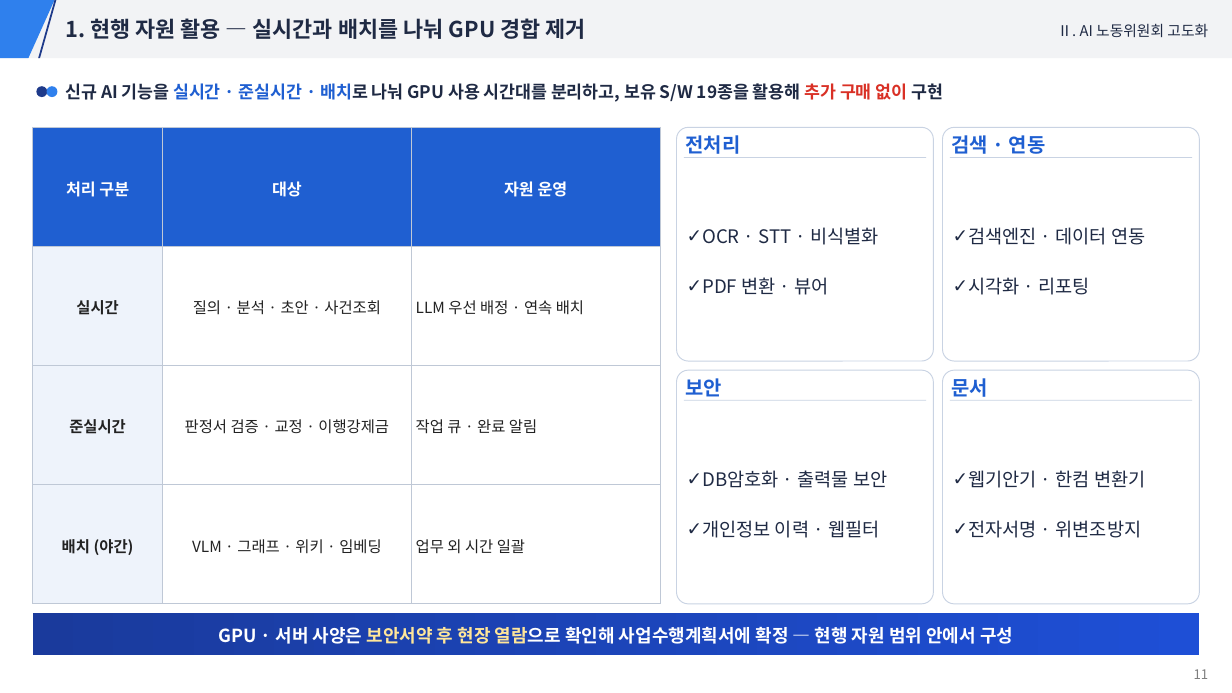
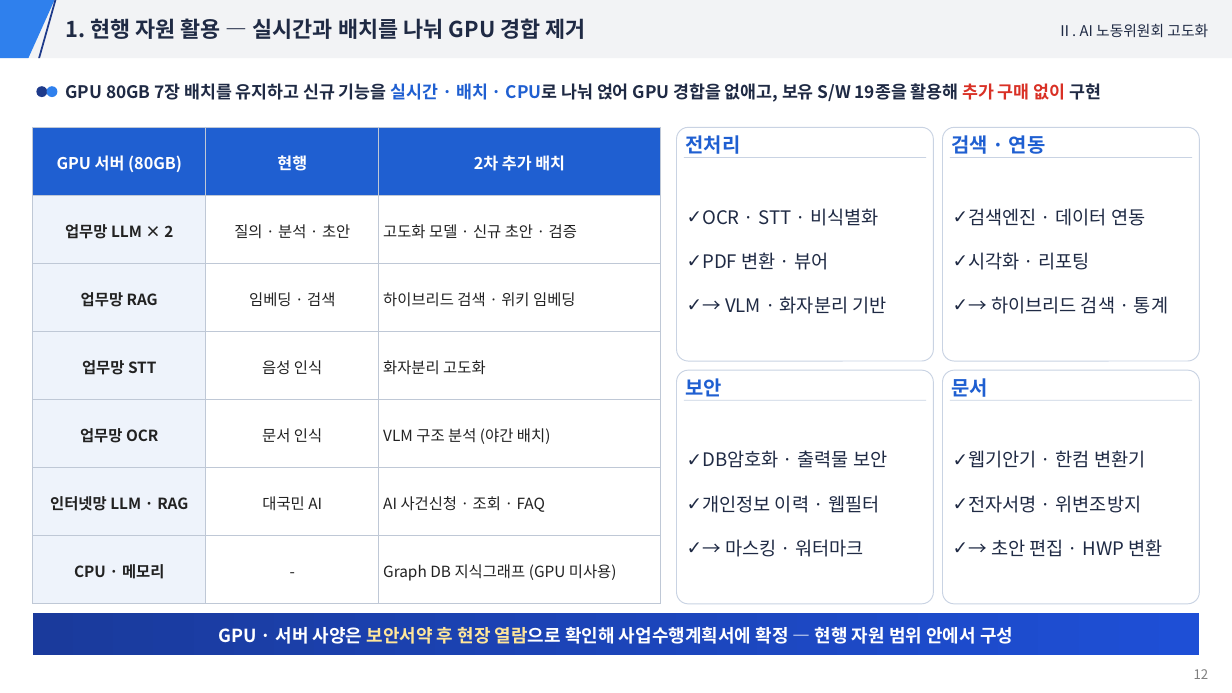
Before and after one commit to hwangsteeve-tech/hbjw, a slide deck: slide 12 of proposals/2026-11_nlrc-ai-labor-commission/nlrc_발표자료.pptx (slide 11 before the commit). Drawn at 1232x693 pixels with LibreOffice and Linux fonts; fonts in the diff are those of the drawing. Boxes give left, top, right and bottom in pixels: in the first picture for what was removed or moved away, otherwise in the second. Text is boxed around its words. In the diff, an @@ line names an element or a change of style, - is before the commit and + after.

```diff
--- a/proposals/2026-11_nlrc-ai-labor-commission/nlrc_발표자료.pptx
+++ b/proposals/2026-11_nlrc-ai-labor-commission/nlrc_발표자료.pptx
@@ text at (65,83,1101,102): text changed @@
-신규 AI 기능을 실시간 · 준실시간 · 배치로 나눠 GPU 사용 시간대를 분리하고, 보유 S/W 19종을 활용해 추가 구매 없이 구현
+GPU 80GB 7장 배치를 유지하고 신규 기능을 실시간 · 배치 · CPU로 나눠 얹어 GPU 경합을 없애고, 보유 S/W 19종을 활용해 추가 구매 없이 구현
@@ table at (32,128,659,604) @@
-row 1: 처리 구분 | 대상 | 자원 운영
-row 2: 실시간 | 질의 · 분석 · 초안 · 사건조회 | LLM 우선 배정 · 연속 배치
-row 3: 준실시간 | 판정서 검증 · 교정 · 이행강제금 | 작업 큐 · 완료 알림
-row 4: 배치 (야간) | VLM · 그래프 · 위키 · 임베딩 | 업무 외 시간 일괄
+row 1: GPU 서버 (80GB) | 현행 | 2차 추가 배치
+row 2: 업무망 LLM × 2 | 질의 · 분석 · 초안 | 고도화 모델 · 신규 초안 · 검증
+row 3: 업무망 RAG | 임베딩 · 검색 | 하이브리드 검색 · 위키 임베딩
+row 4: 업무망 STT | 음성 인식 | 화자분리 고도화
+row 5: 업무망 OCR | 문서 인식 | VLM 구조 분석 (야간 배치)
+row 6: 인터넷망 LLM · RAG | 대국민 AI | AI 사건신청 · 조회 · FAQ
+row 7: CPU · 메모리 | - | Graph DB 지식그래프 (GPU 미사용)
@@ text at (702,208,879,270): less space between paragraphs @@
@@ text at (968,208,1145,270): less space between paragraphs @@
@@ text at (725,296,887,314): paragraph added @@
+✓ → VLM · 화자분리 기반
@@ text at (991,296,1168,314): paragraph added @@
+✓ → 하이브리드 검색 · 통계
@@ text at (702,450,887,513): less space between paragraphs @@
@@ text at (968,450,1145,513): less space between paragraphs @@
@@ text at (725,539,864,557): paragraph added @@
+✓ → 마스킹 · 워터마크
@@ text at (991,539,1162,557): paragraph added @@
+✓ → 초안 편집 · HWP 변환
@@ text at (1194,669,1209,679): text changed @@
-11
+12
```
Also in this commit, not shown: 21 other slides changed, 1 slide added, 7 other files.
